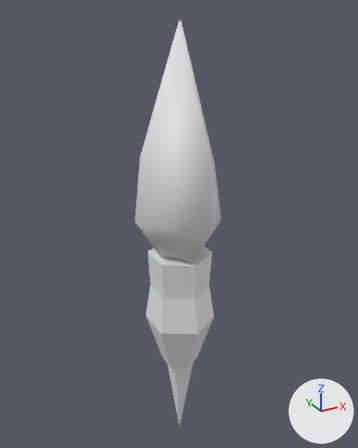
A saved change to the Blender file src/models/misc/flames/flame.blend.
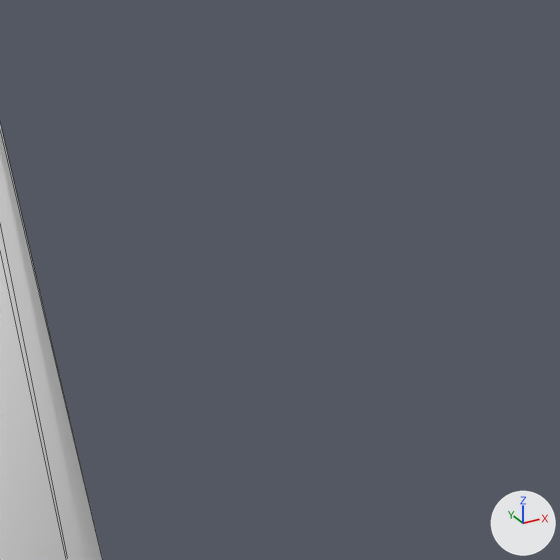
The first picture shows the older version from a 50 mm camera at (-14.93, -27.29, 17.73) aimed at (0.35, 0.48, 3.84). The close-ups show both versions on the part from 55% to 76% of the width and 16% to 33% of the height of that picture; other places that the commit changed are outside them. Arrows for +X, +Y and +Z are at lower right; the lights stay in place. The close-ups show mesh edges as thin lines. Materials are left out; every surface is plain grey.

The older version as bpy lines, for what is in view:
```python
me_cylinder_006 = bpy.data.meshes.new('Cylinder.006')
me_cylinder_006.from_pydata(...)  # 24 vertices, 48 faces; spans x -3.42..3.18, y -4.32..3.36, z 2.0..16.98
me_cylinder_006.polygons.foreach_set('use_smooth', [True] * 48)
me_cylinder_006.materials.append(mat_material)
ob_002_flame = bpy.data.objects.new('002_flame', me_cylinder_006)
ob_002_flame.location = (0.0, 0.0, 0.0)
```
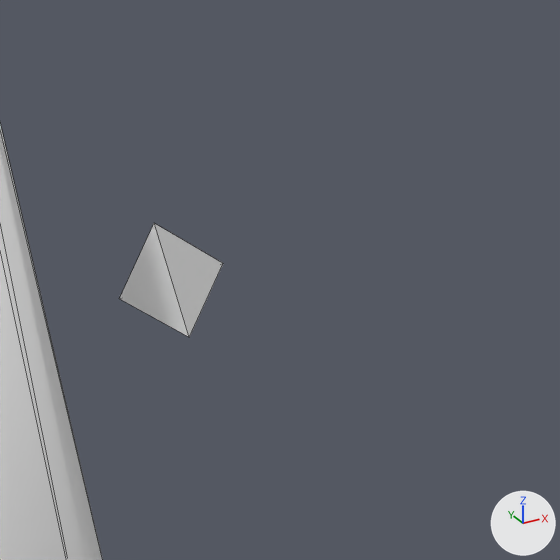
Where the change shows, as pixel boxes [x1, y1, x2, y2] in the close-ups (560 x 560 px):
'002_flame', reshaped
    before: [0, 124, 103, 560]
    after: [0, 124, 223, 560]
part 1 of me_cylinder_006, added
    after: [119, 223, 223, 337]

Diff of the bpy script that builds the scene:
```diff
--- a/src/models/misc/flames/flame.blend.py
+++ b/src/models/misc/flames/flame.blend.py
@@ me_cylinder_006 @@
 # used by ob_002_flame; location = (0.0, 0.0, 0.0)
 # verts and faces of me_cylinder_006; kept vertices keep their numbers, new ones are numbered from 24
-me_cylinder_006.from_pydata(...)  # 24 vertices, 48 faces; spans x -3.42..3.18, y -4.32..3.36, z 2.0..16.98
+me_cylinder_006.from_pydata(...)  # 40 vertices, 64 faces; spans x -3.42..3.18, y -4.32..3.36, z 2.0..16.98
+# me_cylinder_006 part 1
+verts[36] = (2.04, -0.94, 11.54)  # pixel (119, 298)
+verts[37] = (2.13, -1.9, 11.37)  # pixel (189, 337)
+verts[38] = (1.96, -1.57, 12.28)  # pixel (154, 222)
+verts[39] = (2.76, -1.42, 11.85)  # pixel (223, 263)
+faces += [(36, 39, 37), (36, 37, 38), (37, 39, 38), (36, 38, 39)]
```
